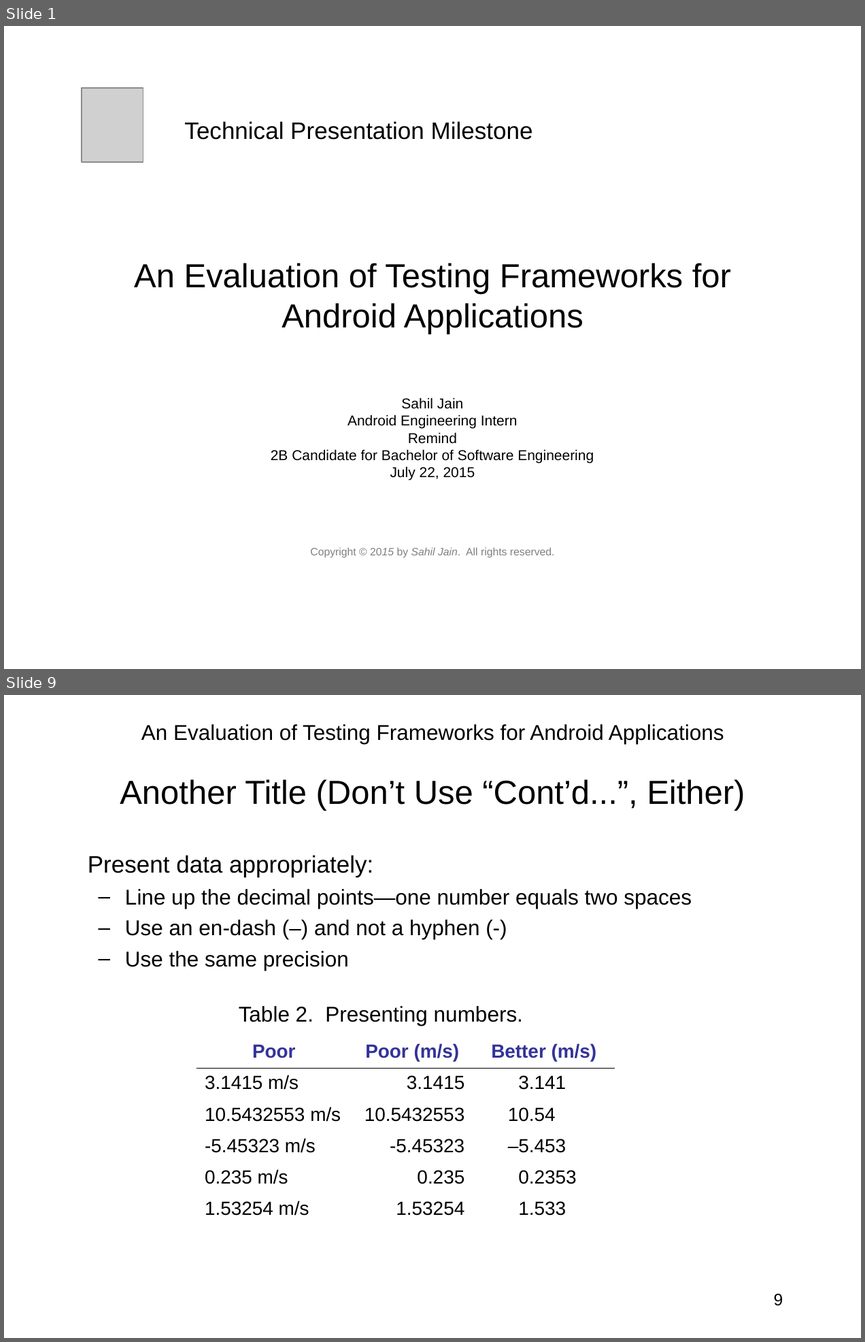
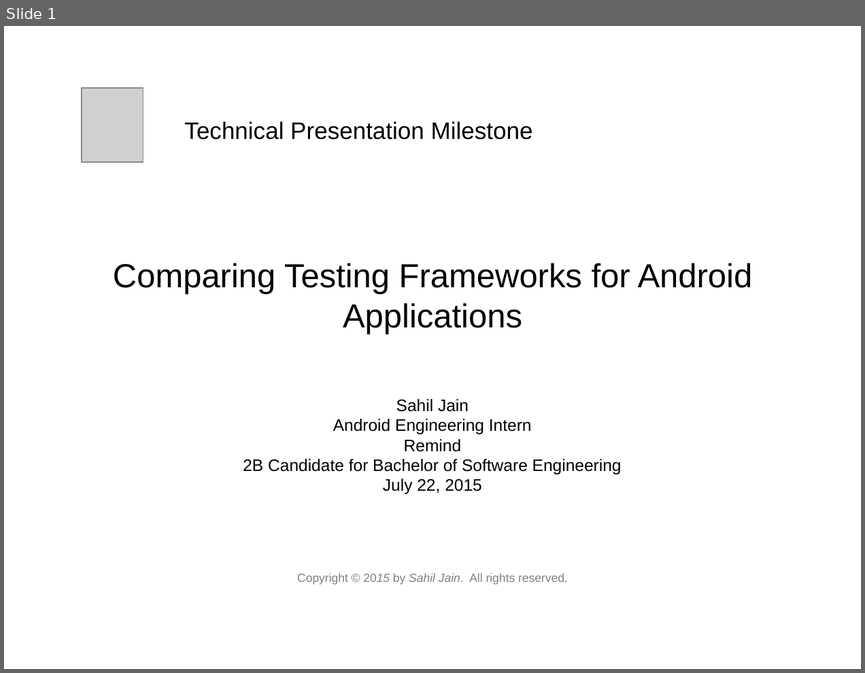
Before and after one commit to sahiljain/tpm, a slide deck: s44jain_tpm.ppt. Shown one above the other, each under a label of ours: slides 1 and 9 before the commit, slide 1 after it; the slides between them are not shown. The pictures are 865x1342 and 865x673 pixels, drawn with LibreOffice and Linux fonts; fonts in the diff are those of the drawing; grey boxes stand for pictures. Boxes give left, top, right and bottom in pixels: in the first picture for what was removed or moved away, otherwise in the second. Text is boxed around its words. In the diff, an @@ line names an element or a change of style, - is before the commit and + after.

```diff
--- a/s44jain_tpm.ppt
+++ b/s44jain_tpm.ppt
@@ slide 9 removed at bbox=[4, 695, 861, 1338], background #FFFFFF @@
@@ text removed at bbox=[141, 724, 724, 744] @@
-An Evaluation of Testing Frameworks for Android Applications
@@ title removed at bbox=[120, 779, 745, 811] @@
-Another Title (Don’t Use “Cont’d...”, Either)
@@ text removed at bbox=[88, 855, 691, 970] @@
-Present data appropriately:
-  – Line up the decimal points—one number equals two spaces
-  – Use an en-dash (–) and not a hyphen (-)
-  – Use the same precision
@@ text removed at bbox=[239, 1006, 523, 1025] @@
-Table 2. Presenting numbers.
@@ table removed at bbox=[196, 1037, 614, 1225], 6 rows, 3 columns @@
-Poor | Poor (m/s) | Better (m/s)
-3.1415 m/s | 3.1415 | 3.141
-10.5432553 m/s | 10.5432553 | 10.54
--5.45323 m/s | -5.45323 | –5.453
-0.235 m/s | 0.235 | 0.2353
-1.53254 m/s | 1.53254 | 1.533
@@ page number removed at bbox=[774, 1293, 783, 1306] @@
-9
@@ slide 1 changed as well @@
@@ title at bbox=[113, 263, 753, 334]: text changed @@
-An Evaluation of Testing Frameworks for Android Applications
+Comparing Testing Frameworks for Android Applications
@@ subtitle "Sahil Jain Android Engineering Intern ..." at bbox=[243, 399, 621, 584]: size 12 to 14 pt in "Sahil Jain Android Engineering Intern Remind 2B ..."; size 9 to 10 pt in "Copyright © 2015 by Sahil Jain. All ..." @@
```
Also in this commit, not shown: 2 other slides changed, 13 slides added, 14 other slides removed.
